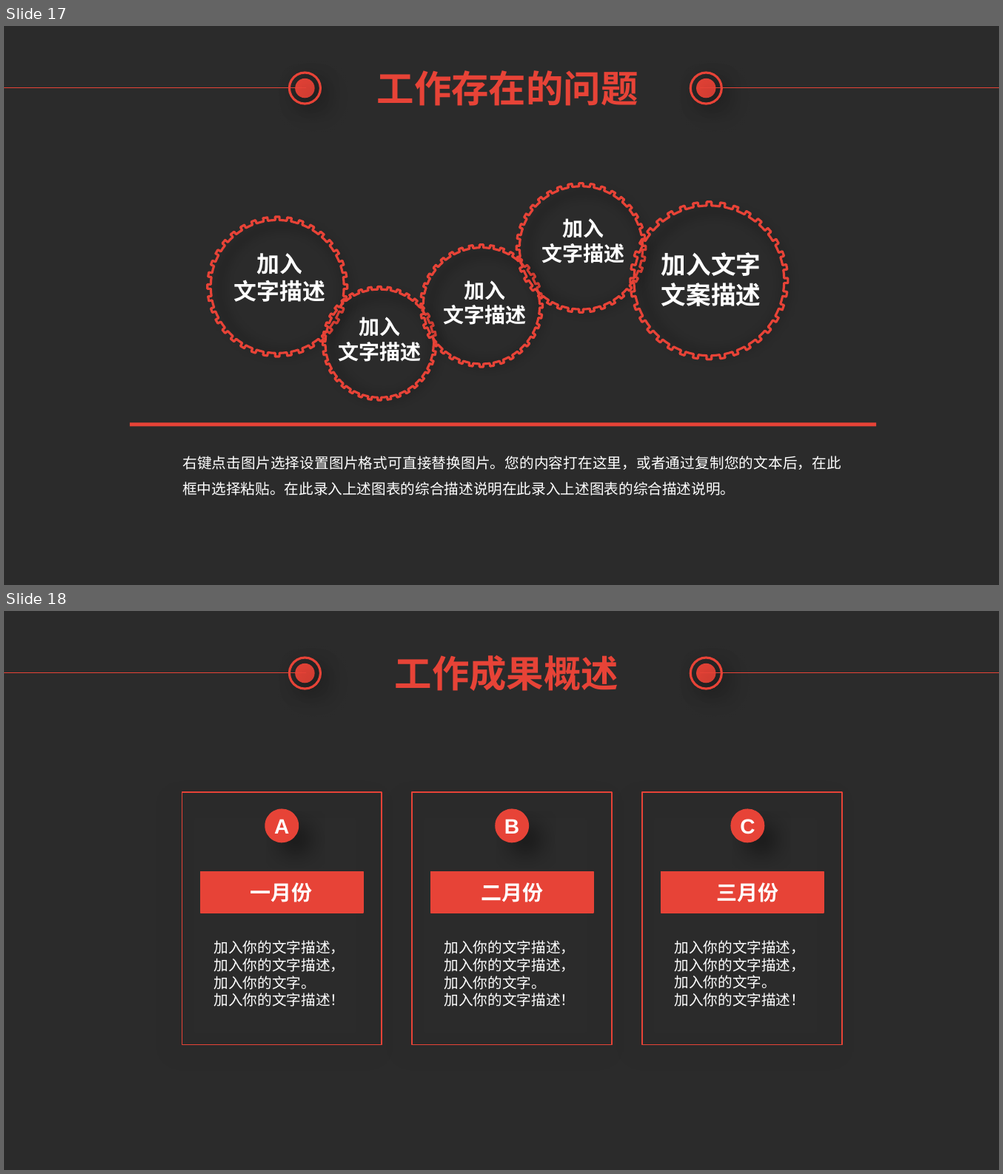
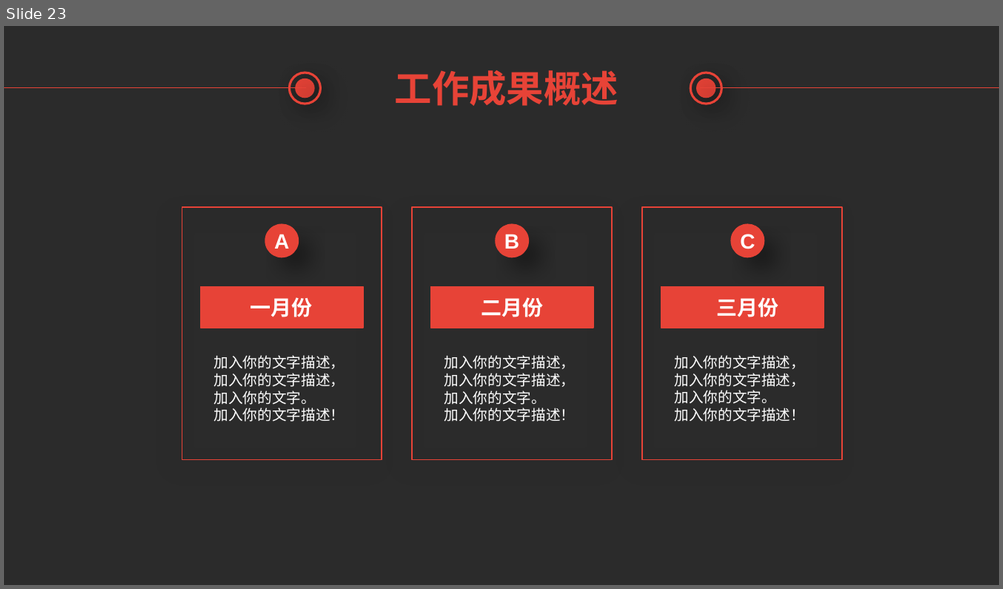
Before and after one commit to TsubasaEX/SampleSpringMVC, a slide deck: Introduction of Spring MVC.pptx. Shown one above the other, each under a label of ours: slides 17 and 18 before the commit, slide 23 after it. The pictures are 1003x1174 and 1003x589 pixels, drawn with LibreOffice and Linux fonts; fonts in the diff are those of the drawing; background and template pictures are left out; a plain dark background stands for a picture behind light text. Boxes give left, top, right and bottom in pixels: in the first picture for what was removed or moved away, otherwise in the second. Text is boxed around its words. In the diff, an @@ line names an element or a change of style, - is before the commit and + after.

```diff
--- a/Introduction of Spring MVC.pptx
+++ b/Introduction of Spring MVC.pptx
@@ slide 17 removed at [4,26,999,585], background picture (left out) @@
@@ line removed from (4, 88) to (305, 88) @@
@@ ellipse removed at [289,73,320,104] @@
@@ ellipse removed at [296,80,313,97] @@
@@ text removed at [377,70,638,106] @@
-工作存在的问题
@@ ellipse removed at [691,73,722,104] @@
@@ ellipse removed at [697,80,714,97] @@
@@ line removed from (700, 88) to (999, 88) @@
@@ freeform shape removed at [517,184,646,312] @@
@@ freeform shape removed at [630,202,788,360] @@
@@ freeform shape removed at [208,217,347,357] @@
@@ text removed at [541,218,624,264] @@
-加入
-文字描述
@@ freeform shape removed at [421,244,543,367] @@
@@ text removed at [234,253,325,302] @@
-加入
-文字描述
@@ text removed at [661,252,760,306] @@
-加入文字文案描述
@@ freeform shape removed at [323,287,436,400] @@
@@ text removed at [443,281,526,325] @@
-加入
-文字描述
@@ text removed at [338,317,421,362] @@
-加入
-文字描述
@@ rectangle removed at [130,423,876,426] @@
@@ text removed at [182,456,841,496] @@
-右键点击图片选择设置图片格式可直接替换图片。您的内容打在这里，或者通过复制您的文本后，在此框中选择粘贴。在此录入上述图表的综合描述说明在此录入上述图表的综合描述说明。
@@ what was slide 18 is now slide 23 @@
```
Also in this commit, not shown: 4 slides changed, 9 slides added, 3 other slides removed.
